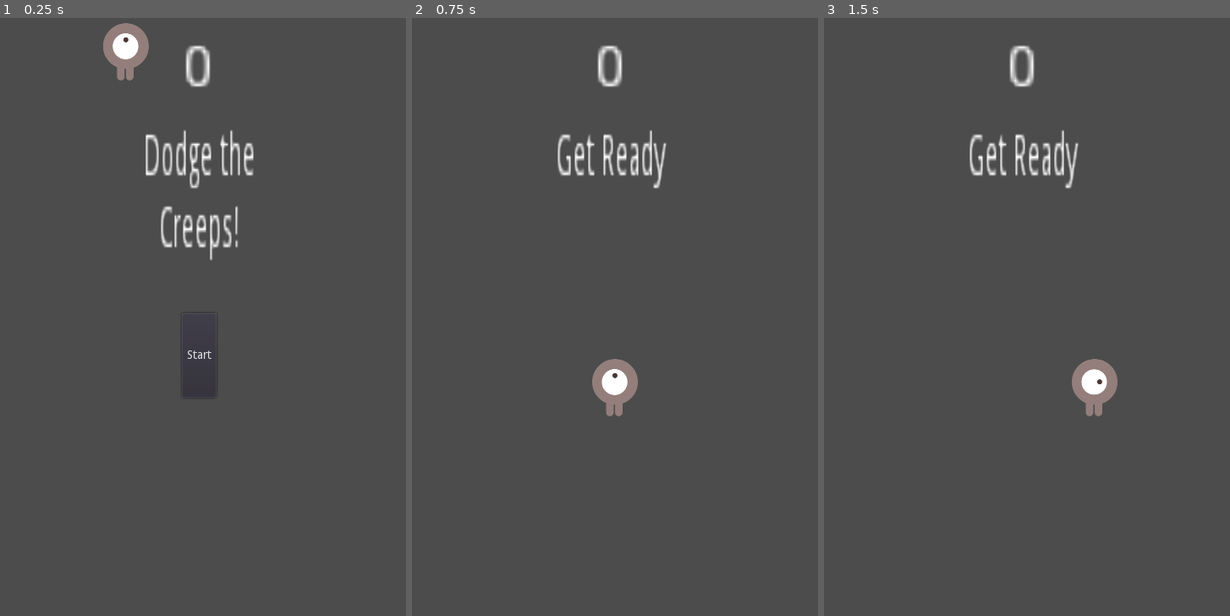
Above: before the commit, frames 1-3 (left to right).
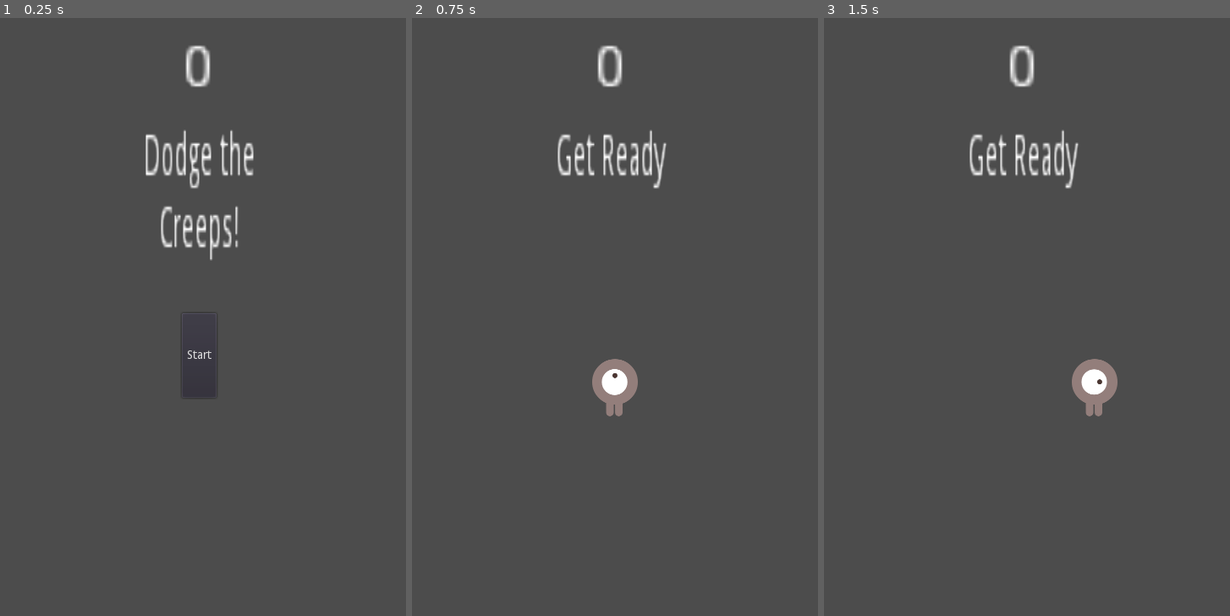
Above: after the commit, the same moments.

Repository: hesscoll/Cityscapes
Game: Godot game, scene res://Main.tscn
Same seed, same stepped clock (60 frames per second), same inputs: the game is played once before the commit and once after it.
Inputs:
- Up to frame 1 (0.25 s): no input
- Up to frame 2 (0.75 s): click "Start" at 0.5 s
- Up to frame 3 (1.5 s): tap Enter at 1.25 s; hold Right (ui_right) from 1.28 s (still down)

The runs differ from the first frame. In frame 1, 0.7% of the frame differs, in the area x 25-37%, y 0-11%; in frame 2, nothing differs; in frame 3, nothing differs.

Commit message:
Player control bug fix
Player is able to move before game start, updated to not be able to

Diff:
--- a/Survive/Player.gd
+++ b/Survive/Player.gd
@@ -7,7 +7,7 @@
 
 func _ready():
 	screen_size = get_viewport_rect().size
-
+	hide()
 
 func _process(delta):
 	var velocity = Vector2()  # The player's movement vector.
